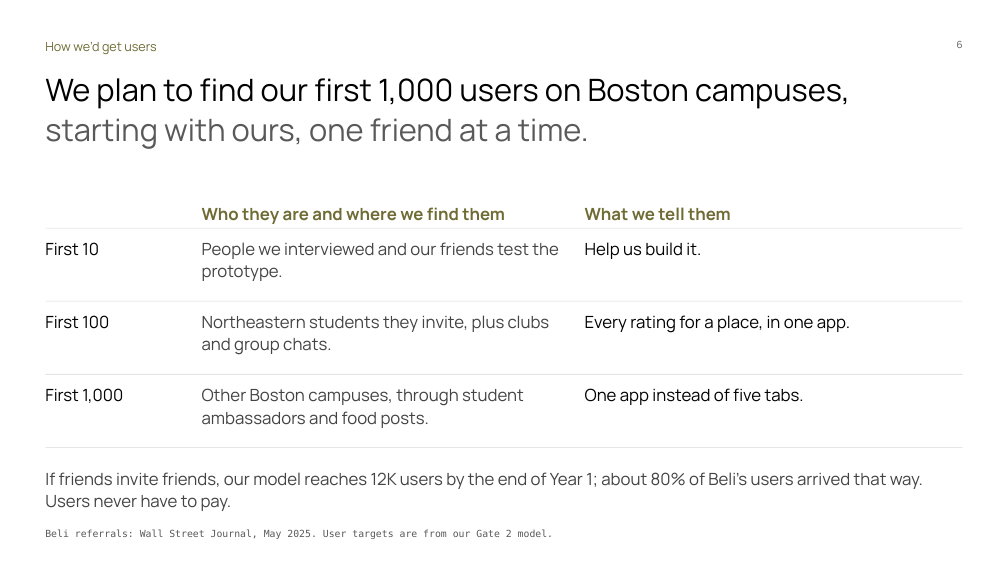
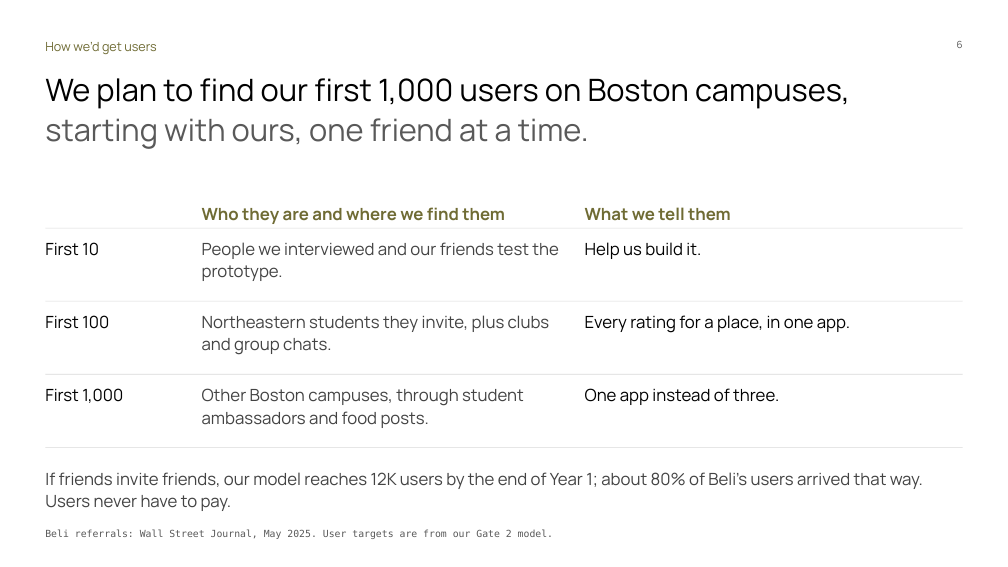
Before and after one commit to Dinguusto/Alex-s-workout-app, a slide deck: slide 6 of ENTR_4501_Gate_2_deck_readable.pptx. Drawn at 1008x567 pixels with LibreOffice and Linux fonts; fonts in the diff are those of the drawing. Boxes give left, top, right and bottom in pixels: in the first picture for what was removed or moved away, otherwise in the second. Text is boxed around its words. In the diff, an @@ line names an element or a change of style, - is before the commit and + after.

```diff
--- a/ENTR_4501_Gate_2_deck_readable.pptx
+++ b/ENTR_4501_Gate_2_deck_readable.pptx
@@ text at [585, 388, 779, 405]: text changed @@
-One app instead of five tabs.
+One app instead of three.
```
Also in this commit, not shown: 8 other slides changed.
